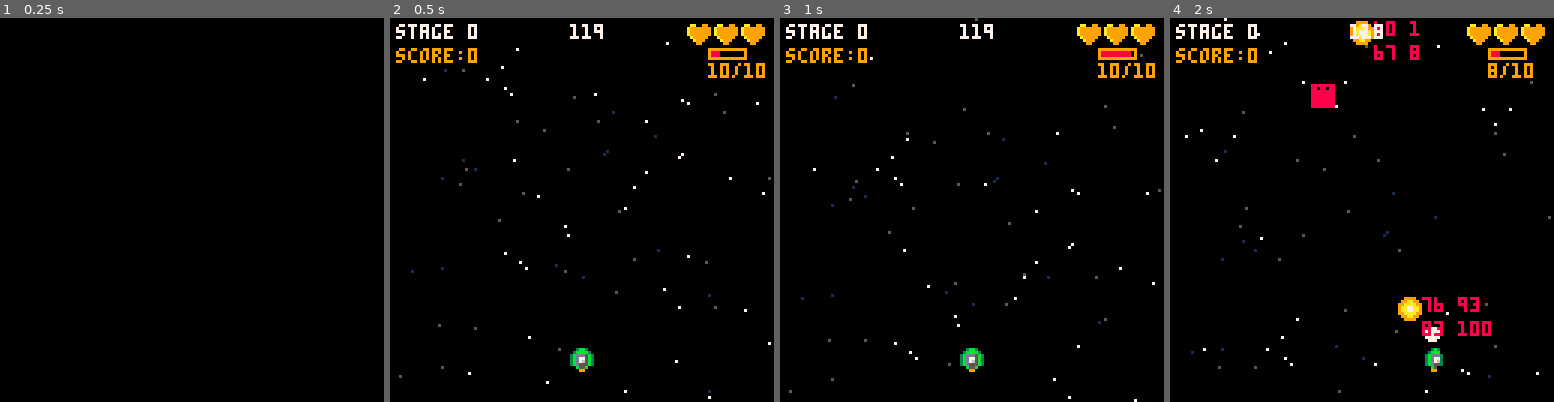
Above: before the commit, frames 1-4 (left to right).
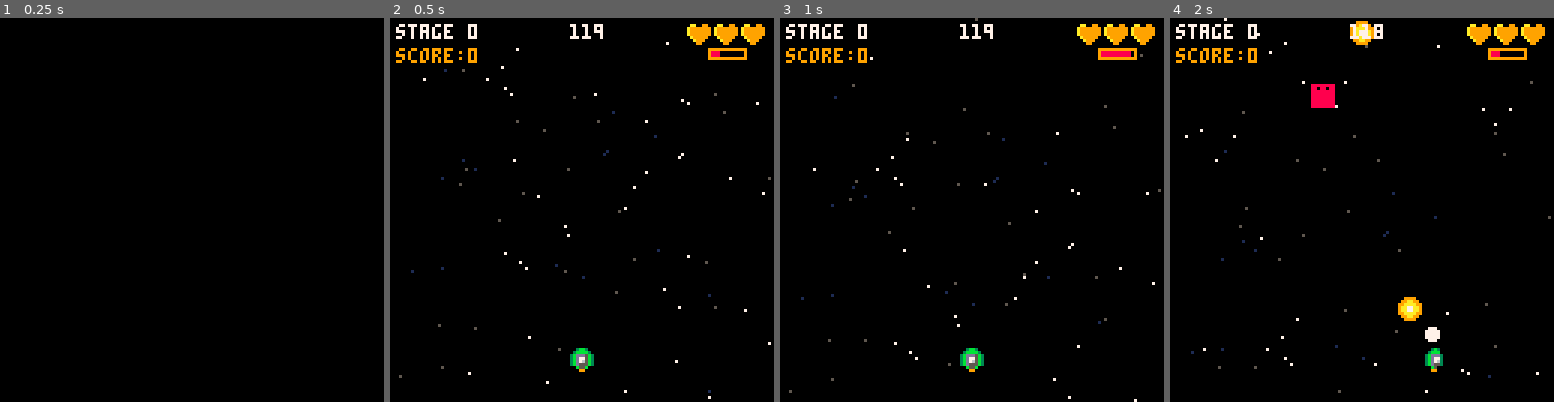
Above: after the commit, the same moments.

Repository: eSuardOdin/my_pico-8_games
Game: PICO-8 cartridge shmup/smgu.p8
Same seed, same stepped clock (60 frames per second), same inputs: the game is played once before the commit and once after it.
Inputs:
- Up to frame 1 (0.25 s): no input
- Up to frame 2 (0.5 s): tap X (X key) at 0.33 s
- Up to frame 3 (1 s): no input
- Up to frame 4 (2 s): tap X (X key) at 1.07, 1.85 s; hold Right from 1.6 s (still down)

Frame 1 is identical in both runs. In frame 2, 0.3% of the frame differs, in the area x 82-98%, y 11-16%; in frame 3, 0.3%; in frame 4, 1.1%, in the area x 53-95%, y 0-83%.

Commit message:
Added inf mun for basic wpn

Diff:
--- a/shmup/smgu.p8
+++ b/shmup/smgu.p8
@@ -101,7 +101,7 @@
 	--firing logic
 	if(btnp(❎)and
 	p_load==wpn.rate and
-	wpn.mun!=0) then
+(wpn.mun!=0or wpn.mun==-1)) then
 		blt={
 			x=p_x,
 			y=p_y+3,
@@ -115,7 +115,9 @@
 		}
 		sfx(0)
 		add(p_blt,blt)
-		wpn.mun-=1
+		if(wpn.mun!=-1)then
+			wpn.mun-=1
+		end
 		p_flash=6
 		p_load=0
 	end
@@ -322,10 +324,6 @@
 		for b in all(p_blt)do
 		 --stop()
 			spr(16, b.x, b.y)
-			print(b.x.." "..b.y,b.x+8,b.y,8)
-			print(b.hbox.x2+b.x.." "
-			..b.hbox.y2+b.y,b.x+8,b.y+8,8)
-			--drw_hb(b)
 		end
 	end
 end
@@ -347,8 +345,10 @@
 	rectfill(107,11,107+pct,12,8)
 
 	--munitions
-	print(wpn.mun.."/"..wpn.i_mun,
+	if(wpn.mun!=-1)then
+		print(wpn.mun.."/"..wpn.i_mun,
 		106,15,9)
+	end
 	--stage
 	print("stage "..stage,2,2,7)
  print(flr(time_left/30),60,2,7)
@@ -426,8 +426,8 @@
 		spd=4,
 		dmg=1,
 		sp=16,
-		mun=10,
-		i_mun=10,
+		mun=-1,
+		i_mun=-1,
 		}
 
 --enemy variables--
